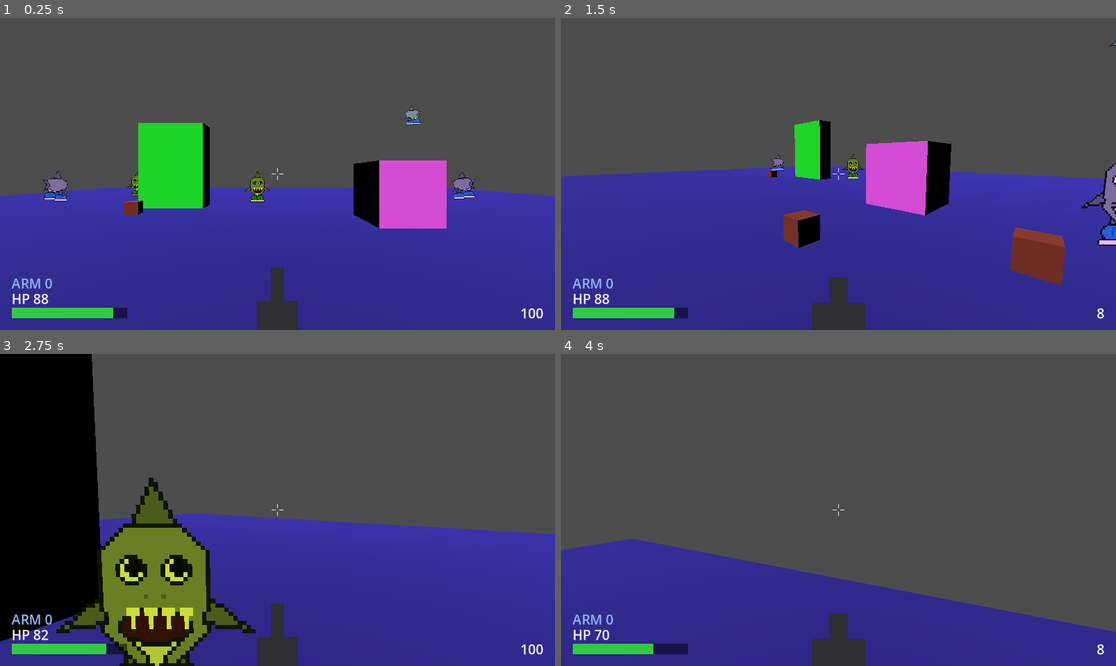
Above: before the commit, frames 1-4 (two rows, left to right).
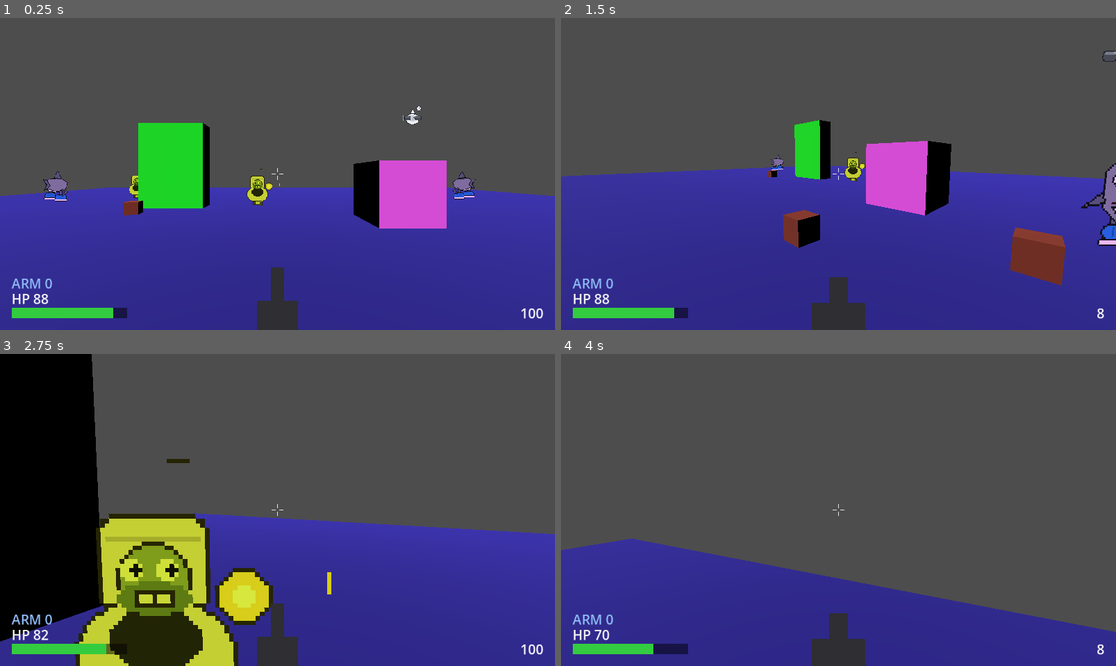
Above: after the commit, the same moments.

Repository: Rognlosh/DoomGodotYandex
Game: Godot game, scene res://scenes/main/main.tscn
The game is run twice, just before and just after one commit, with the same random seed, the same clock (stepped at 60 frames per second) and the same inputs.
Inputs (mouse positions are in pixels of both pictures, inside the frame that each line leads up to):
- Up to frame 1 (0.25 s): no input
- Up to frame 2 (1.5 s): tap Enter at 0.5 s; move the mouse to (960, 158) at 0.52 s; press the mouse at (960, 158) at 0.53 s; hold D (move_right) 0.53-1.28 s; tap Space (jump) at 0.77 s; move the mouse to (810, 174) at 1.27 s; release the mouse at (810, 174) at 1.28 s; hold W (move_forward) from 1.28 s (still down); tap Mouse wheel up (weapon_next) at 1.35 s
- Up to frame 3 (2.75 s): keep holding W (move_forward); tap Space (jump) at 1.52 s; move the mouse to (288, 503) at 2.02 s; hold Mouse wheel down (weapon_prev) from 2.03 s (still down)
- Up to frame 4 (4 s): keep holding W (move_forward); move the mouse to (832, 516) at 2.77 s; release Mouse wheel down (weapon_prev) at 2.78 s; click (832, 516) at 2.85 s; tap Space (jump) at 3.02, 3.77 s; move the mouse to (877, 513) at 3.52 s; hold Mouse wheel up (weapon_next) from 3.53 s (still down)

The runs differ from the first frame. In frame 1, 0.5% of the frame differs, in the area x 22-76%, y 27-61%; in frame 2, 0.2%; in frame 3, 11%, in the area x 10-60%, y 33-100%; in frame 4, nothing differs.

Commit message:
Трупы не пропадают.

Diff:
--- a/scenes/enemies/enemy_base.gd
+++ b/scenes/enemies/enemy_base.gd
@@ -16,6 +16,10 @@
 
 @export_group("Цель")
 @export var target_group: StringName = &"player"
+
+@export_group("Смерть")
+## Через сколько секунд труп исчезает. 0 — остаётся навсегда (труп-декорация).
+@export var corpse_lifetime: float = 0.0
 
 @onready var _health: HealthComponent = $HealthComponent
 @onready var _sprite: DirectionalSprite3D = $Sprite3D
@@ -123,7 +127,9 @@
 	set_deferred(&"collision_layer", 0)
 	set_deferred(&"collision_mask", 0)
 	_sprite.play(&"death", true)  # force — перебить возможную боль
-	get_tree().create_timer(2.0).timeout.connect(queue_free)
+	# Труп остаётся лежать; убираем, только если задан конечный срок жизни.
+	if corpse_lifetime > 0.0:
+		get_tree().create_timer(corpse_lifetime).timeout.connect(queue_free)
 
 
 # --- Вспомогательное ---
--- a/scenes/enemies/flyer.gd
+++ b/scenes/enemies/flyer.gd
@@ -26,3 +26,28 @@
 	velocity = dir * move_speed
 	_face_dir(dir)  # _face_dir сам сплющивает до XZ — нужен лишь для выбора ракурса
 	move_and_slide()
+
+
+func _on_death() -> void:
+	super._on_death()  # стандартная смерть базы (стоп, коллизия off, анимация, таймер трупа)
+	_drop_corpse_to_floor()
+
+
+# Мёртвый летун не падает сам (физика на State.DEAD заглушена) — роняем труп
+# вручную: луч вниз ищет пол, Tween опускает тело на него.
+func _drop_corpse_to_floor() -> void:
+	var space := get_world_3d().direct_space_state
+	var from := global_position + Vector3.UP * 0.5
+	var to := global_position + Vector3.DOWN * 100.0
+	var query := PhysicsRayQueryParameters3D.create(from, to)
+	query.exclude = [get_rid()]  # себя не учитываем
+	var hit := space.intersect_ray(query)
+	if hit.is_empty():
+		return  # пол не нашли — оставляем где есть
+	var floor_y: float = hit["position"].y
+	# Origin тела = низ капсулы, так что ставим origin.y на пол.
+	var fall_time := maxf(0.15, (global_position.y - floor_y) * 0.08)
+	var tween := create_tween()
+	# "global_position:y" — путь к под-свойству .y (как nested property в C#).
+	var step := tween.tween_property(self, "global_position:y", floor_y, fall_time)
+	step.set_trans(Tween.TRANS_QUAD).set_ease(Tween.EASE_IN)
--- a/scenes/enemies/flyer.tscn
+++ b/scenes/enemies/flyer.tscn
@@ -2,6 +2,7 @@
 
 [ext_resource type="PackedScene" uid="uid://djyxa4b1xgyjk" path="res://scenes/enemies/melee_grunt.tscn" id="1_tg8yd"]
 [ext_resource type="Script" uid="uid://db25wob11qdpa" path="res://scenes/enemies/flyer.gd" id="2_7tqhk"]
+[ext_resource type="Texture2D" uid="uid://bxb87wkhn4swr" path="res://assets/sprites/enemy_goose_bomber.png" id="3_7tqhk"]
 
 [node name="Enemy" unique_id=360318765 instance=ExtResource("1_tg8yd")]
 script = ExtResource("2_7tqhk")
@@ -10,3 +11,9 @@
 move_speed = 5.0
 attack_range = 1.8
 attack_cooldown = 1.0
+
+[node name="Sprite3D" parent="." index="1" unique_id=913123013]
+texture = ExtResource("3_7tqhk")
+
+[node name="HealthComponent" parent="." index="2" unique_id=67558913]
+max_health = 80.0
--- a/scenes/enemies/shooter.tscn
+++ b/scenes/enemies/shooter.tscn
@@ -2,6 +2,7 @@
 
 [ext_resource type="PackedScene" uid="uid://djyxa4b1xgyjk" path="res://scenes/enemies/melee_grunt.tscn" id="1_4yo8t"]
 [ext_resource type="Script" uid="uid://8bj8b03yg8ct" path="res://scenes/enemies/shooter.gd" id="2_1uapl"]
+[ext_resource type="Texture2D" uid="uid://ikohyrhww606" path="res://assets/sprites/enemy_toilet_gunner.png" id="3_1uapl"]
 
 [node name="Enemy" unique_id=360318765 instance=ExtResource("1_4yo8t")]
 script = ExtResource("2_1uapl")
@@ -13,6 +14,7 @@
 
 [node name="Sprite3D" parent="." index="1" unique_id=913123013]
 modulate = Color(0.8455923, 0.90629923, 0.23949504, 1)
+texture = ExtResource("3_1uapl")
 
 [node name="HealthComponent" parent="." index="2" unique_id=67558913]
 max_health = 20.0
--- a/scenes/levels/test_level.tscn
+++ b/scenes/levels/test_level.tscn
@@ -1,6 +1,5 @@
 [gd_scene format=3 uid="uid://ppwfb1508l0s"]
 
-[ext_resource type="PackedScene" uid="uid://djyxa4b1xgyjk" path="res://scenes/enemies/melee_grunt.tscn" id="1_jbqir"]
 [ext_resource type="PackedScene" uid="uid://capg6k5fgvtti" path="res://scenes/pickups/ammo/ammo_pickup.tscn" id="2_yautc"]
 [ext_resource type="PackedScene" uid="uid://brss1c0pylcw7" path="res://scenes/enemies/rusher.tscn" id="3_fr1um"]
 [ext_resource type="PackedScene" uid="uid://cp18osb6lofdo" path="res://scenes/enemies/shooter.tscn" id="4_48ne7"]
@@ -41,9 +40,6 @@
 [node name="PlayerSpawn" type="Marker3D" parent="." unique_id=1866508379]
 transform = Transform3D(1, 0, 0, 0, 1, 0, 0, 0, 1, 0, 0.2, 4)
 
-[node name="Enemy" parent="." unique_id=360318765 instance=ExtResource("1_jbqir")]
-transform = Transform3D(1, 0, 0, 0, 1, 0, 0, 0, 1, 5.0556183, 0.2, -6)
-
 [node name="Pickup" parent="." unique_id=1531948811 instance=ExtResource("2_yautc")]
 transform = Transform3D(1, 0, 0, 0, 1, 0, 0, 0, 1, 7.146073, 0, 0.31606698)
 
Binary file added: assets/sprites/enemy_goose_bomber.png
Not shown, added: assets/sprites/enemy_goose_bomber.png.import
Binary file added: assets/sprites/enemy_toilet_gunner.png
Not shown, added: assets/sprites/enemy_toilet_gunner.png.import
